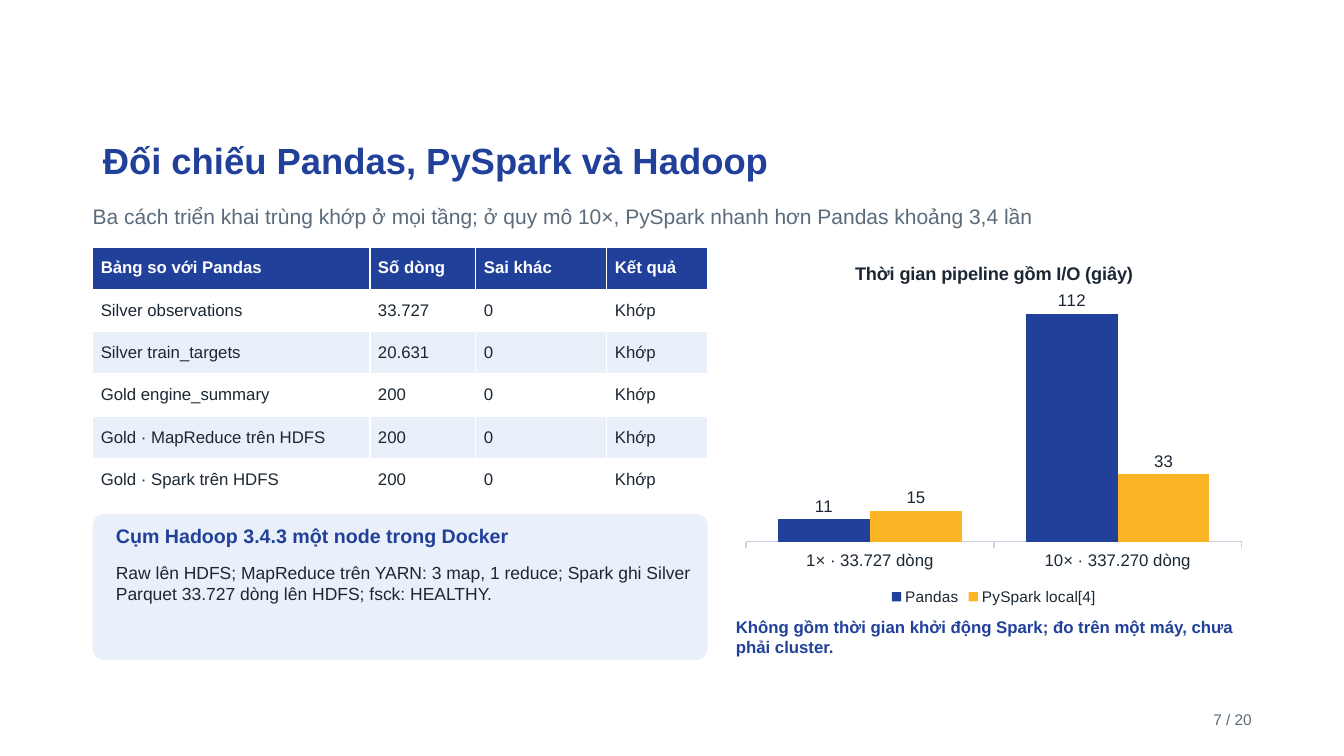
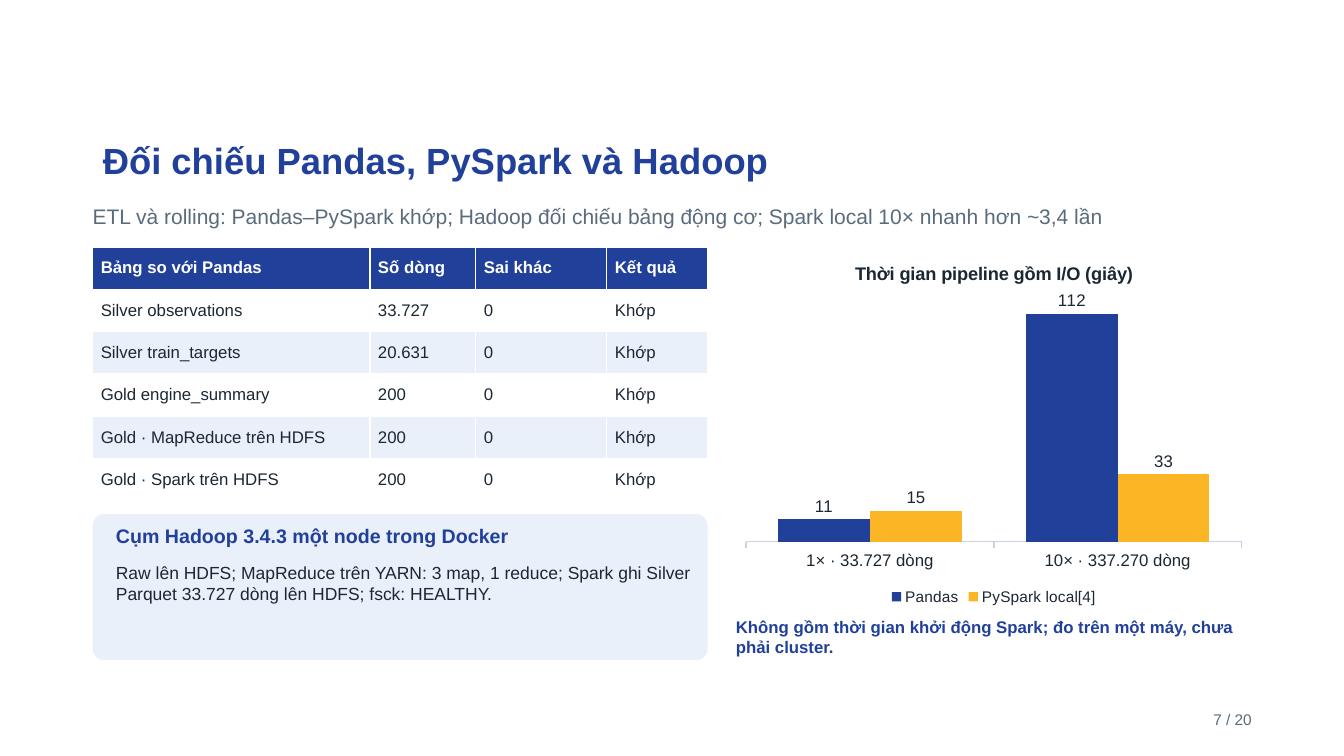
Before and after one commit to ti014/tinasa-cmapss-rul-prediction, a slide deck: slide 7 of slides/cmapss_fd001_presentation.pptx. Drawn at 1344x756 pixels with LibreOffice and Linux fonts; fonts in the diff are those of the drawing; background and template pictures are left out. Boxes give left, top, right and bottom in pixels: in the first picture for what was removed or moved away, otherwise in the second. Text is boxed around its words. In the diff, an @@ line names an element or a change of style, - is before the commit and + after.

```diff
--- a/slides/cmapss_fd001_presentation.pptx
+++ b/slides/cmapss_fd001_presentation.pptx
@@ text at box(93, 208, 1102, 228): text changed @@
-Ba cách triển khai trùng khớp ở mọi tầng; ở quy mô 10×, PySpark nhanh hơn Pandas khoảng 3,4 lần
+ETL và rolling: Pandas–PySpark khớp; Hadoop đối chiếu bảng động cơ; Spark local 10× nhanh hơn ~3,4 lần
```
Also in this commit, not shown: 1 other slide changed, 21 other files.
